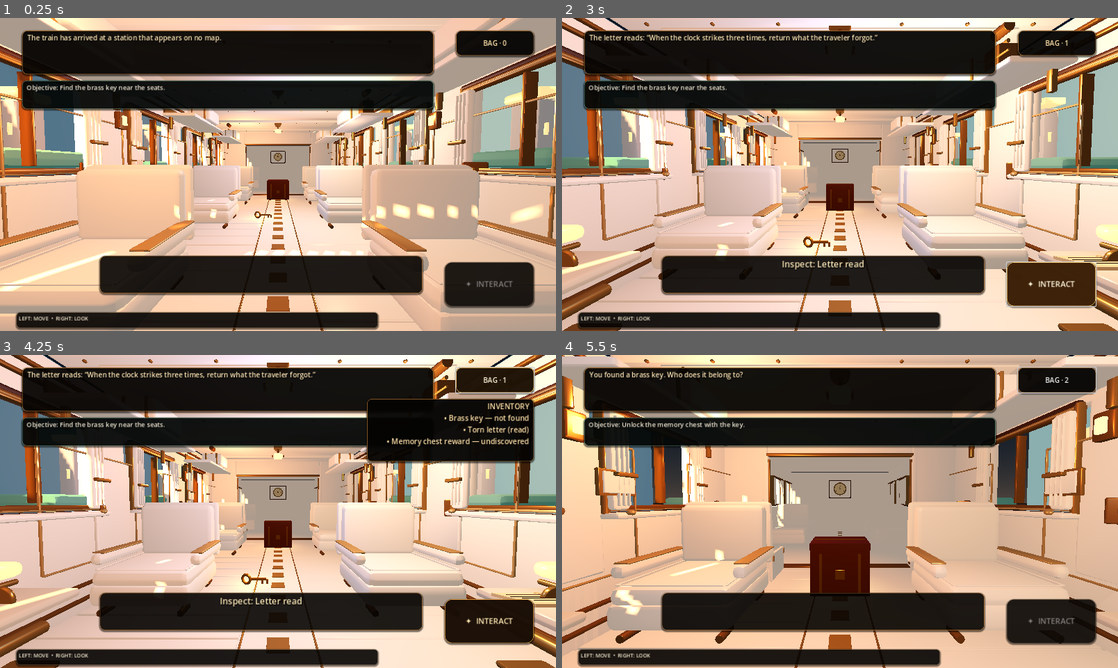
Above: before the commit, frames 1-4 (two rows, left to right).
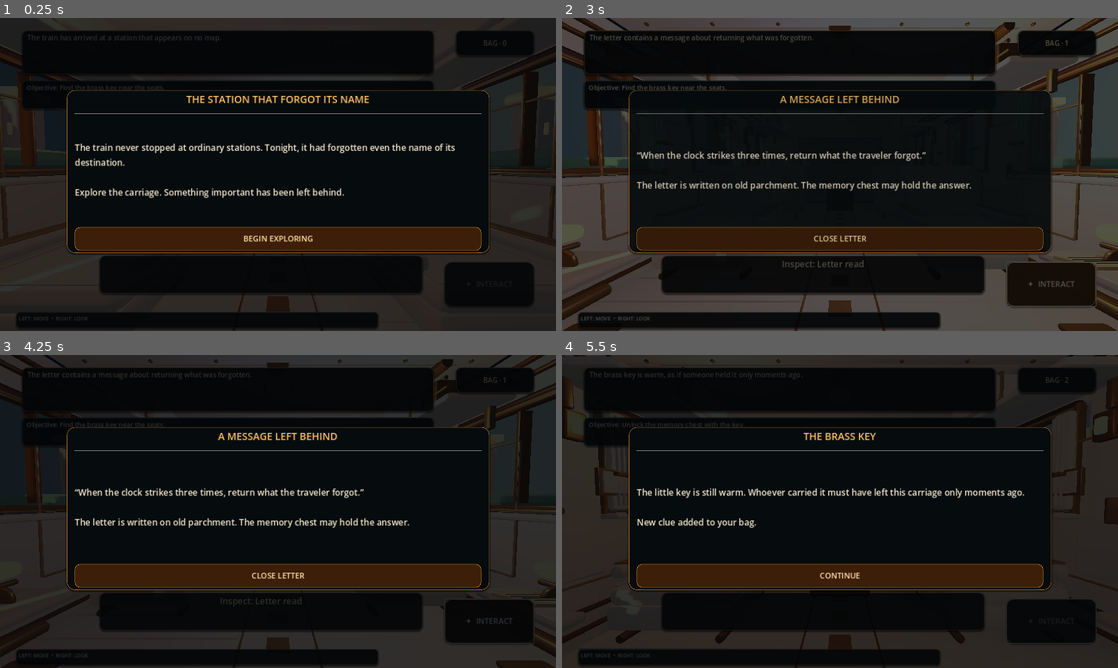
Above: after the commit, the same moments.

Repository: bdssmdkacem-dot/lost-things-express
Game: Godot game, scene res://scenes/main.tscn
Two runs of this game, one before a commit and one after it. Both use one fixed random seed, a clock stepped at 60 frames per second and the inputs below.
Inputs (mouse positions are in pixels of both pictures, inside the frame that each line leads up to):
- Up to frame 1 (0.25 s): no input
- Up to frame 2 (3 s): click (840, 240) at 0.5 s, where only the run after the commit has a clickable "BEGIN EXPLORING"; click "BAG · 0" at 1.25 s; tap Enter at 2 s; move the mouse to (867, 174) at 2.02 s; hold W (move_forward) 2.03-2.75 s; tap E at 2.1 s; click (867, 174) at 2.17 s; click "✦ INTERACT" at 2.75 s
- Up to frame 3 (4.25 s): click "BAG · 1" at 3.5 s
- Up to frame 4 (5.5 s): tap Space at 4.25 s; move the mouse to (812, 511) at 4.27 s; hold W (move_forward) from 4.28 s (still down); tap E at 4.35, 5.1 s; click (812, 511) at 4.42 s; move the mouse to (851, 505) at 5.02 s; click (851, 505) at 5.17 s

The runs differ from the first frame. In frame 1, 72% of the frame differs, in the area x 0-100%, y 0-100%; in frame 2, 74%; in frame 3, 71%; in frame 4, 71%.

Commit message:
feat: add cinematic first-stage story beats and readable clue cards

Diff:
--- a/scripts/main.gd
+++ b/scripts/main.gd
@@ -26,6 +26,12 @@
 var chest_open := false
 var nearby_object: Node3D
 
+var story_overlay: ColorRect
+var story_title: Label
+var story_body: Label
+var story_continue: Button
+var story_card_open := false
+
 func _ready() -> void:
 	_setup_input_map()
 	_build_world()
@@ -36,6 +42,7 @@
 		_set_status("Welcome back. The photograph points to Sunset Station.")
 	else:
 		_set_status("The train has arrived at a station that appears on no map.")
+		_show_story_card("THE STATION THAT FORGOT ITS NAME", "The train never stopped at ordinary stations. Tonight, it had forgotten even the name of its destination.\n\nExplore the carriage. Something important has been left behind.", "BEGIN EXPLORING")
 
 func _setup_input_map() -> void:
 	_add_key_action("move_forward", KEY_W)
@@ -314,6 +321,7 @@
 	hint.add_theme_color_override("font_color", Color(0.95, 0.91, 0.81))
 	hint.add_theme_stylebox_override("normal", _ui_panel_style(Color(0.015, 0.012, 0.009, 0.78), Color(0.40, 0.31, 0.20, 0.75), 8, 5))
 	root.add_child(hint)
+	_build_story_overlay(root)
 
 func _ui_panel_style(fill: Color, edge: Color, corner_radius: int, inset: int) -> StyleBoxFlat:
 	var style := StyleBoxFlat.new()
@@ -329,6 +337,76 @@
 	style.shadow_size = 4
 	style.shadow_offset = Vector2(0, 2)
 	return style
+
+func _build_story_overlay(root: Control) -> void:
+	story_overlay = ColorRect.new()
+	story_overlay.name = "StoryOverlay"
+	story_overlay.set_anchors_and_offsets_preset(Control.PRESET_FULL_RECT)
+	story_overlay.color = Color(0.008, 0.018, 0.028, 0.82)
+	story_overlay.visible = false
+	story_overlay.mouse_filter = Control.MOUSE_FILTER_STOP
+	root.add_child(story_overlay)
+
+	var card := PanelContainer.new()
+	card.name = "StoryCard"
+	card.anchor_left = 0.12
+	card.anchor_top = 0.23
+	card.anchor_right = 0.88
+	card.anchor_bottom = 0.75
+	card.add_theme_stylebox_override("panel", _ui_panel_style(Color(0.025, 0.045, 0.052, 0.98), Color(0.76, 0.48, 0.20, 1.0), 18, 18))
+	story_overlay.add_child(card)
+
+	var content := VBoxContainer.new()
+	content.add_theme_constant_override("separation", 14)
+	card.add_child(content)
+
+	story_title = Label.new()
+	story_title.horizontal_alignment = HORIZONTAL_ALIGNMENT_CENTER
+	story_title.autowrap_mode = TextServer.AUTOWRAP_WORD_SMART
+	story_title.add_theme_font_size_override("font_size", 23)
+	story_title.add_theme_color_override("font_color", Color(1.0, 0.76, 0.39))
+	story_title.add_theme_constant_override("line_spacing", 5)
+	content.add_child(story_title)
+
+	var divider := HSeparator.new()
+	divider.add_theme_color_override("separator", Color(0.67, 0.43, 0.20, 0.9))
+	content.add_child(divider)
+
+	story_body = Label.new()
+	story_body.autowrap_mode = TextServer.AUTOWRAP_WORD_SMART
+	story_body.vertical_alignment = VERTICAL_ALIGNMENT_CENTER
+	story_body.size_flags_vertical = Control.SIZE_EXPAND_FILL
+	story_body.add_theme_font_size_override("font_size", 20)
+	story_body.add_theme_color_override("font_color", Color(0.96, 0.91, 0.81))
+	story_body.add_theme_constant_override("line_spacing", 6)
+	content.add_child(story_body)
+
+	story_continue = Button.new()
+	story_continue.custom_minimum_size = Vector2(0, 54)
+	story_continue.add_theme_font_size_override("font_size", 18)
+	story_continue.add_theme_color_override("font_color", Color(1.0, 0.90, 0.66))
+	story_continue.add_theme_stylebox_override("normal", _ui_panel_style(Color(0.24, 0.12, 0.035, 1.0), Color(0.94, 0.66, 0.25, 1.0), 12, 10))
+	story_continue.add_theme_stylebox_override("pressed", _ui_panel_style(Color(0.78, 0.48, 0.12, 1.0), Color(1.0, 0.84, 0.42, 1.0), 12, 10))
+	story_continue.pressed.connect(_close_story_card)
+	content.add_child(story_continue)
+
+func _show_story_card(title_text: String, body_text: String, button_text: String) -> void:
+	if not is_instance_valid(story_overlay):
+		return
+	story_title.text = title_text
+	story_body.text = body_text
+	story_continue.text = button_text
+	story_overlay.visible = true
+	story_card_open = true
+	var fade := create_tween()
+	story_overlay.modulate.a = 0.0
+	fade.tween_property(story_overlay, "modulate:a", 1.0, 0.22)
+
+func _close_story_card() -> void:
+	if not is_instance_valid(story_overlay):
+		return
+	story_overlay.visible = false
+	story_card_open = false
 
 func _process(_delta: float) -> void:
 	_update_nearby()
@@ -427,27 +505,33 @@
 			if not has_key:
 				has_key = true
 				nearby_object.queue_free()
-				_set_status("You found a brass key. Who does it belong to?")
+				_set_status("The brass key is warm, as if someone held it only moments ago.")
+				_show_story_card("THE BRASS KEY", "The little key is still warm. Whoever carried it must have left this carriage only moments ago.\n\nNew clue added to your bag.", "CONTINUE")
 			else:
 				_set_status("You already have the key.")
 		"letter":
 			letter_read = true
 			nearby_object.set_meta("display_name", "Letter read")
-			_set_status("The letter reads: “When the clock strikes three times, return what the traveler forgot.”")
+			_set_status("The letter contains a message about returning what was forgotten.")
+			_show_story_card("A MESSAGE LEFT BEHIND", "“When the clock strikes three times, return what the traveler forgot.”\n\nThe letter is written on old parchment. The memory chest may hold the answer.", "CLOSE LETTER")
 		"chest":
 			if chest_open:
-				_set_status("Inside the chest is a small memory: a photograph of a station at sunset.")
+				_show_story_card("SUNSET STATION", "The photograph shows a station glowing beneath a copper sunset. It is more than a memory — it is a clue to a place missing from every map.", "CLOSE PHOTOGRAPH")
 			elif not has_key:
 				_set_status("The chest is locked. Find the brass key.")
+				_show_story_card("A LOCKED MEMORY", "A brass lock holds the chest shut. Search the carriage for a key.", "KEEP SEARCHING")
 			elif not letter_read:
 				_set_status("You need to understand the letter before opening the chest.")
+				_show_story_card("A LOCKED MEMORY", "The chest seems to wait for more than a key. Read the torn letter on the side table first.", "READ THE LETTER")
 			else:
 				chest_open = true
 				nearby_object.set_meta("display_name", "Open chest")
 				var lid := nearby_object.get_node_or_null("Lid") as Node3D
 				if lid:
-					lid.rotation.x = deg_to_rad(-72.0)
-				_set_status("The chest opens! Inside is an old photograph and a new destination: Sunset Station.")
+					var lid_tween := create_tween()
+					lid_tween.tween_property(lid, "rotation:x", deg_to_rad(-72.0), 0.75).set_trans(Tween.TRANS_CUBIC).set_ease(Tween.EASE_OUT)
+				_set_status("The chest opens. A photograph reveals the lost destination: Sunset Station.")
+				_show_story_card("A MEMORY RETURNS", "The photograph was not just a keepsake. It points to Sunset Station — a place that does not appear on any map.\n\nSTAGE ONE COMPLETE", "CONTINUE")
 		_:
 			_set_status("Nothing happens here yet.")
 	_save_progress()
